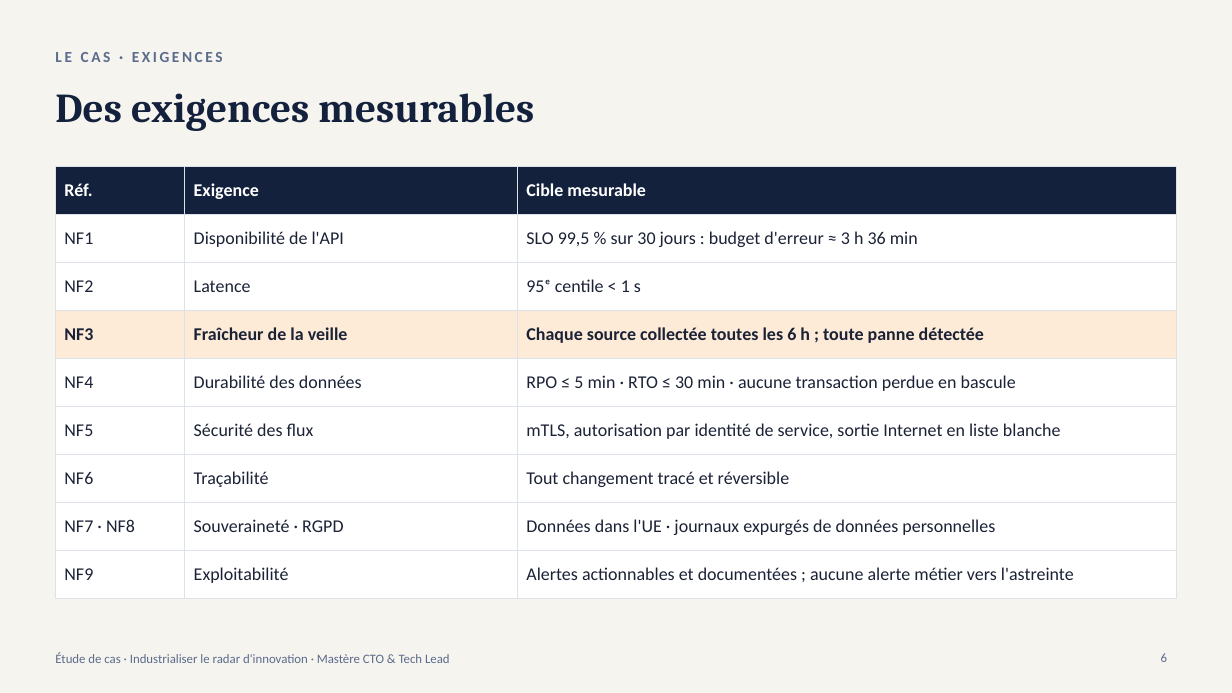
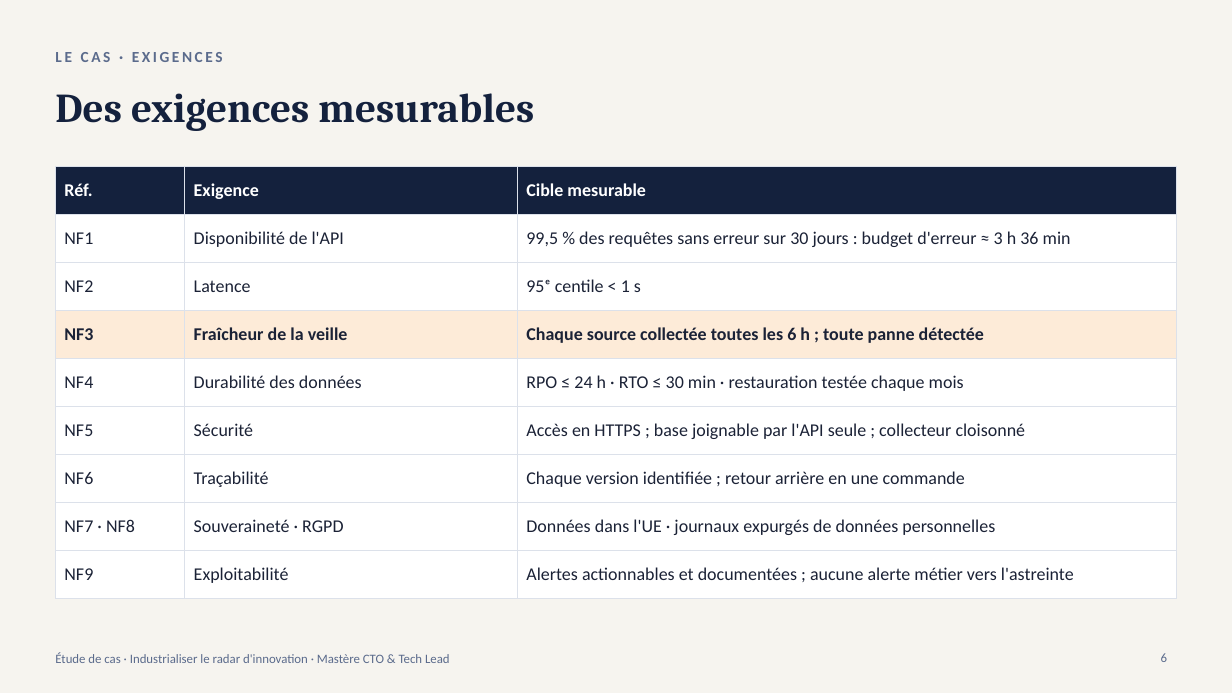
Before and after one commit to nderhore/radar-veille-ia-kubernetes, a slide deck: slide 6 of 03_slides-etude-de-cas.pptx. Drawn at 1232x693 pixels with LibreOffice and Linux fonts; fonts in the diff are those of the drawing. Boxes give left, top, right and bottom in pixels: in the first picture for what was removed or moved away, otherwise in the second. Text is boxed around its words. In the diff, an @@ line names an element or a change of style, - is before the commit and + after.

```diff
--- a/03_slides-etude-de-cas.pptx
+++ b/03_slides-etude-de-cas.pptx
@@ table at (x1=55, y1=166, x2=1177, y2=587) @@
-row 2, column 3: SLO 99,5 % sur 30 jours : budget d'erreur ≈ 3 h 36 min
+row 2, column 3: 99,5 % des requêtes sans erreur sur 30 jours : budget d'erreur ≈ 3 h 36 min
-row 5, column 3: RPO ≤ 5 min · RTO ≤ 30 min · aucune transaction perdue en bascule
+row 5, column 3: RPO ≤ 24 h · RTO ≤ 30 min · restauration testée chaque mois
-row 6, column 2: Sécurité des flux
+row 6, column 2: Sécurité
-row 6, column 3: mTLS, autorisation par identité de service, sortie Internet en liste blanche
+row 6, column 3: Accès en HTTPS ; base joignable par l'API seule ; collecteur cloisonné
-row 7, column 3: Tout changement tracé et réversible
+row 7, column 3: Chaque version identifiée ; retour arrière en une commande
```
Also in this commit, not shown: 13 other slides changed, 7 slides added, 8 slides removed, 5 other files.
